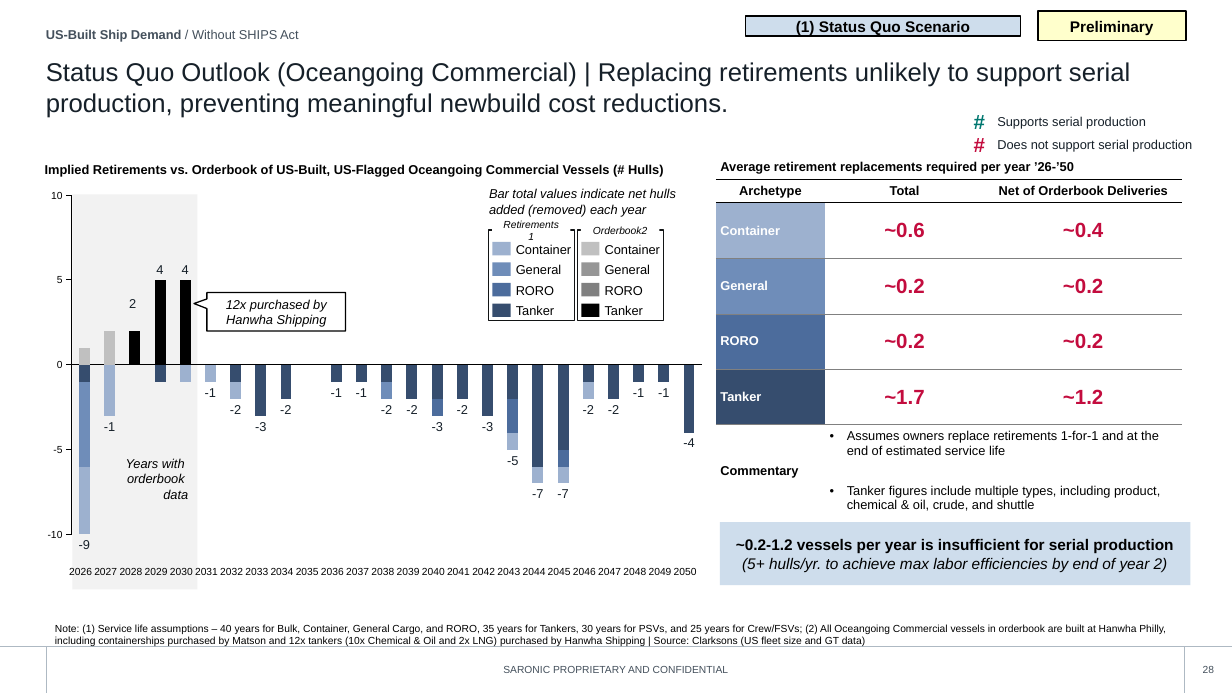
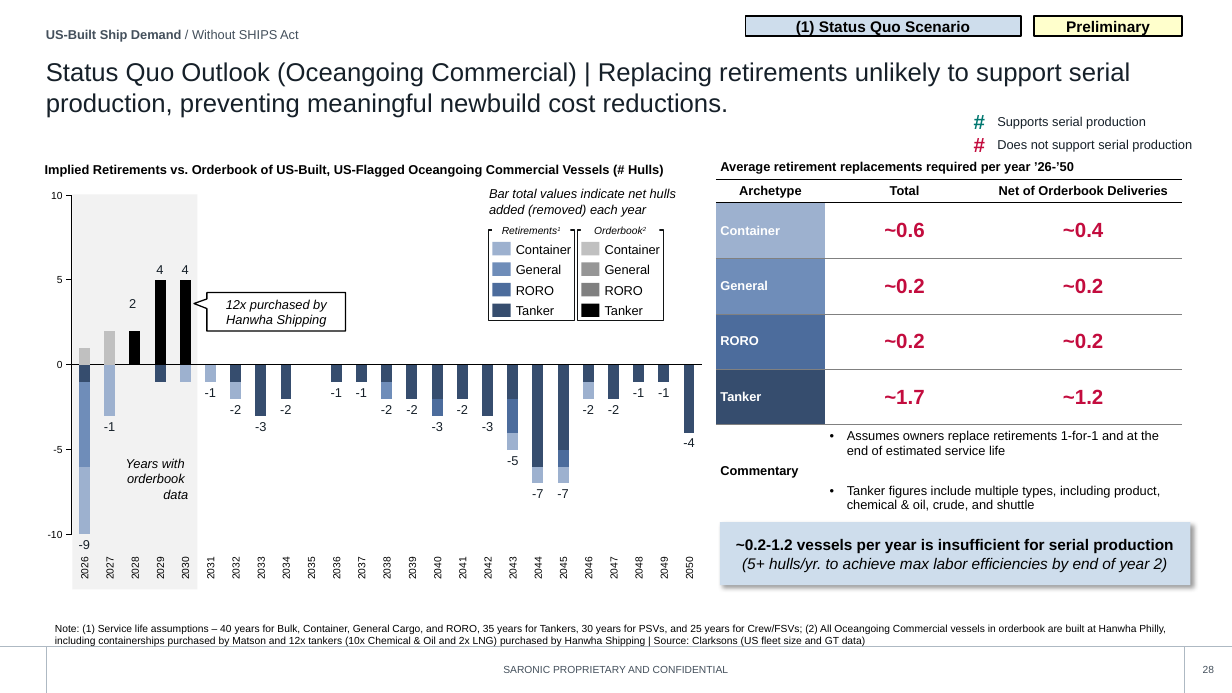
Before and after one commit to toole-brendan/slide_factory, a slide deck: slide 28 of style_library/library.pptx. Drawn at 1232x693 pixels with LibreOffice and Linux fonts; fonts in the diff are those of the drawing; background and template pictures are left out. Boxes give left, top, right and bottom in pixels: in the first picture for what was removed or moved away, otherwise in the second. Text is boxed around its words. In the diff, an @@ line names an element or a change of style, - is before the commit and + after.

```diff
--- a/style_library/library.pptx
+++ b/style_library/library.pptx
@@ rectangle "Preliminary": place and size @@
-rectangle "Preliminary" at (1038, 11, 1186, 41)
+rectangle "Preliminary" at (1034, 16, 1183, 36)
@@ text "Retirements1" at (493, 223, 571, 238): now superscript in "Retirements1" @@
@@ text "Orderbook2" at (581, 223, 660, 238): now superscript in "Orderbook2" @@
@@ rectangle "~0.2-1.2 vessels per year is ..." at (720, 522, 1190, 585): shadow on @@
@@ 25 texts: place and size @@
-25 texts at (69, 568, 697, 575)
+25 texts at (79, 559, 695, 579)
```
Also in this commit, not shown: 28 other slides changed, 33 other files.
